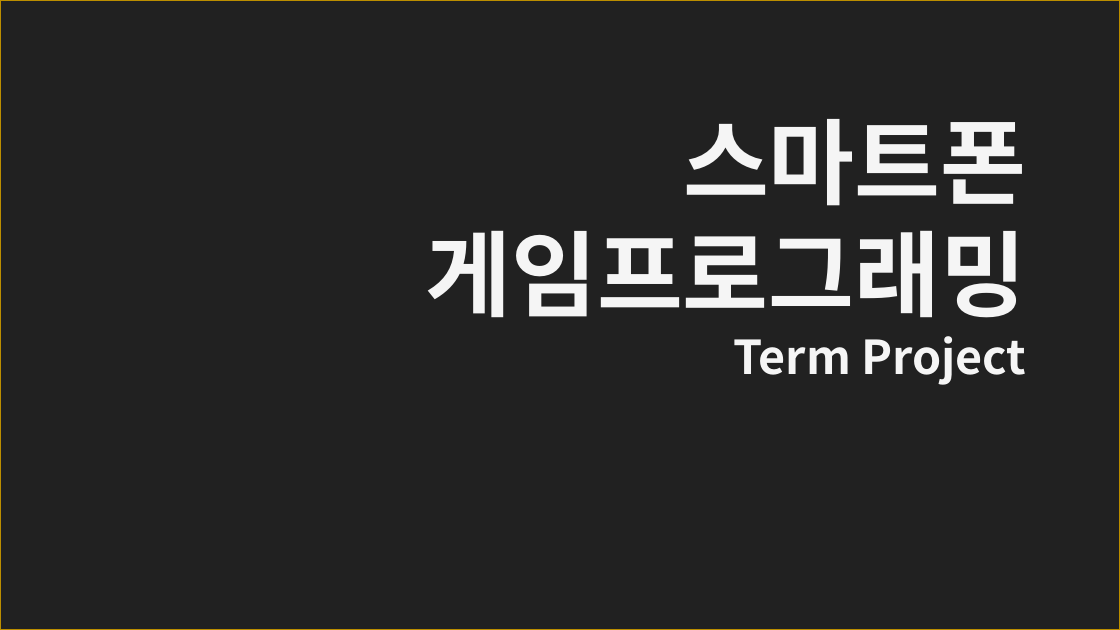
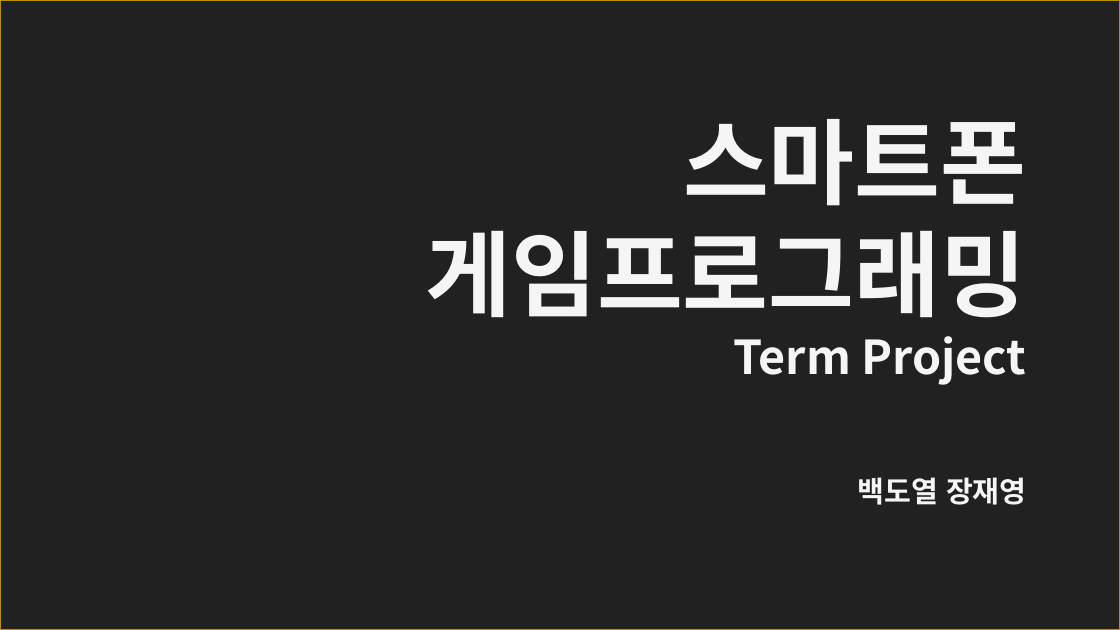
Before and after one commit to honey1586/IOS-Programming, a slide deck: slide 1 of 스마트폰게임프로그래밍 텀 프로젝트 기획발표.pptx. Drawn at 1120x630 pixels with LibreOffice and Linux fonts; fonts in the diff are those of the drawing; background and template pictures are left out; a plain dark background stands for a picture behind light text. Boxes give left, top, right and bottom in pixels: in the first picture for what was removed or moved away, otherwise in the second. Text is boxed around its words. In the diff, an @@ line names an element or a change of style, - is before the commit and + after.

```diff
--- a/스마트폰게임프로그래밍 텀 프로젝트 기획발표.pptx
+++ b/스마트폰게임프로그래밍 텀 프로젝트 기획발표.pptx
@@ text added at (858,477,1026,505), 25 pt, text #F5F5F5, bold @@
+백도열 장재영
```
Also in this commit, not shown: 2 other slides changed.
